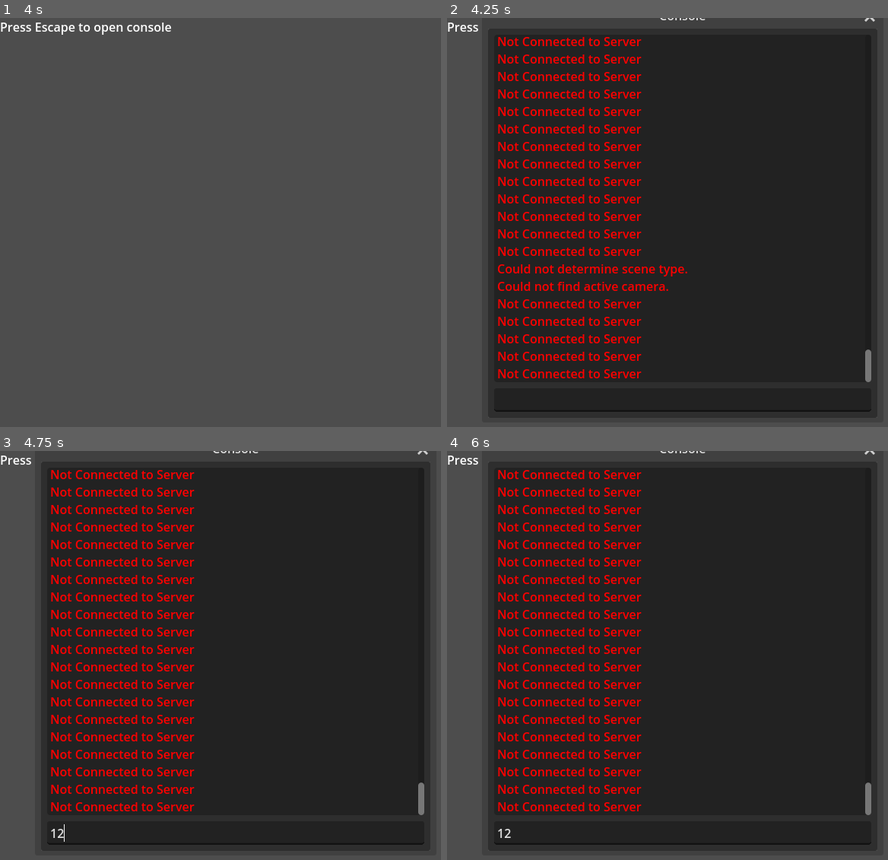
Above: before the commit, frames 1-4 (two rows, left to right).
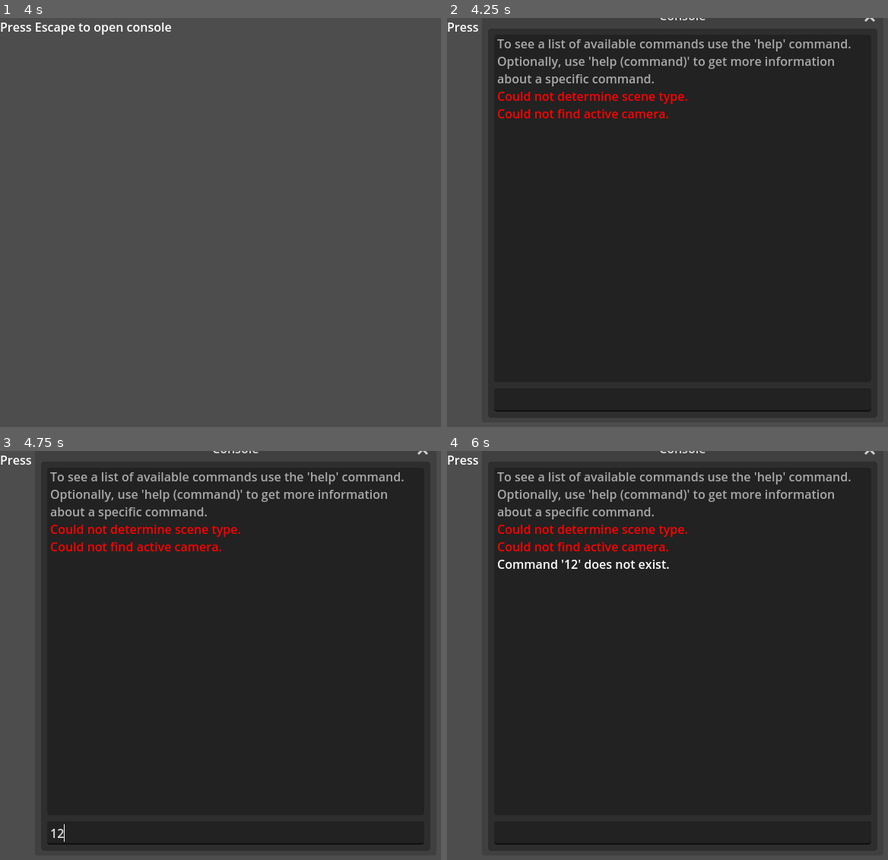
Above: after the commit, the same moments.

Repository: The64thGamer/F-Deem
Game: Godot game, scene res://Scenes/Server.tscn
Two runs of this game, one before a commit and one after it. Both use one fixed random seed, a clock stepped at 60 frames per second and the inputs below.
Inputs (mouse positions are in pixels of both pictures, inside the frame that each line leads up to):
- Up to frame 1 (4 s): tap Enter at 0.5, 0.6, 2, 2.1, 3.5, 3.6 s; move the mouse to (339, 202) at 0.52 s; hold Up 0.53-1.25 s; click (339, 202) at 0.67 s; tap Space at 1.25, 2.75 s; drag from (141, 242) to (211, 304) at 1.27 s; move the mouse to (282, 132) at 2.02 s; hold Up 2.03-2.75 s; drag from (211, 304) to (92, 161) at 2.77 s; move the mouse to (379, 283) at 3.52 s; hold Down from 3.53 s (still down)
- Up to frame 2 (4.25 s): keep holding Down; tap Escape (Console) at 4.15 s
- Up to frame 3 (4.75 s): release Down at 4.25 s; click (233, 831) at 4.27 s; type "12" at 4.35 s
- Up to frame 4 (6 s): tap Space at 5 s; drag from (539, 594) to (610, 553) at 5.02 s; move the mouse to (707, 655) at 5.77 s; hold Down from 5.78 s (still down); tap Enter at 5.85 s; click (707, 655) at 5.92 s

Frame 1 is identical in both runs. In frame 2, 8.7% of the frame differs, in the area x 11-97%, y 4-90%; in frame 3, 8.5%; in frame 4, 8.8%, in the area x 11-97%, y 4-95%.

Commit message:
Pinging players now auto disconnect upon gaining ping info

Diff:
--- a/Scripts/Client.gd
+++ b/Scripts/Client.gd
@@ -17,13 +17,15 @@
 #Objects
 var peer = null
 var disconnectTimer = 5
+var justPinging: bool = true
 
 func _ready():
 	multiplayer.connected_to_server.connect(connected_to_server)
 	multiplayer.connection_failed.connect(connection_failed)
+	multiplayer.server_disconnected.connect(server_disconnected)
 
 func _process(delta: float) -> void:
-	if checkOnline():
+	if checkOnline(false):
 		serverVariables["serverUptime"] += delta
 		if playerInfo.has(multiplayer.get_unique_id()) && playerInfo[multiplayer.get_unique_id()]["permissions"] == "pingas":
 			disconnectTimer -= delta
@@ -33,11 +35,18 @@
 
 #region Connecting
 
+func server_disconnected():
+	if not peer == null:
+		disconnect_from_server()
+
 func disconnect_from_server():
 	multiplayer.multiplayer_peer.close()
 	peer = null
 	disconnectTimer = 5
-	Console.output_text("Disconnected from server")
+	if justPinging:
+		Console.output_text(str(serverVariables))
+	else:
+		Console.output_text("Disconnected from server")
 
 func setMode(modeSet: String = "server") -> void:
 	if modeSet.to_lower() == "client":
@@ -53,29 +62,25 @@
 
 func join(setaddress: String = address) -> void:
 	address = setaddress;
-	Console.output_text("Joining '" + address + "'")
 	peer = ENetMultiplayerPeer.new()
 	peer.create_client(address,port)
 	peer.get_host().compress(ENetConnection.COMPRESS_RANGE_CODER)
 	multiplayer.set_multiplayer_peer(peer)
-	request_membership.rpc()
+	justPinging = false
 
 func ping(setaddress: String = address) -> void:
-	address = setaddress;
-	Console.output_text("Pinging '" + address + "'")
-	peer = ENetMultiplayerPeer.new()
-	peer.create_client(address,port)
-	peer.get_host().compress(ENetConnection.COMPRESS_RANGE_CODER)
-	multiplayer.set_multiplayer_peer(peer)
+	join()
+	justPinging = true
 
 func host(setaddress: String) -> void:
 	Console.output_error("Currently in Client Mode, use 'setMode server' and then host.")
 
 func connected_to_server():
-	var id = multiplayer.get_unique_id()
-	if not multiplayer.is_server():
-		Console.output_text("You joined the server '" + str(id) + "'")
-	pass
+	if justPinging:
+		Console.output_text("Pinging '" + address + "'")
+	else:
+		Console.output_text("Joined '" + address + "' as '" + str(multiplayer.get_unique_id()) + "'")
+		request_membership.rpc()
 
 func connection_failed():
 	Console.output_text("Failed to connect to server")
@@ -83,22 +88,22 @@
 #endregion
 
 #region General Commands
-func checkOnline() -> bool:
+func checkOnline(announce:bool) -> bool:
 	if is_instance_valid(peer):
 		return true
-	else:
+	elif announce:
 		Console.output_error("Not Connected to Server")
-		return false
+	return false
 
 func getaddress() -> void:
 	Console.output_text(address)
 
 func chat(chatText: String) -> void:
-	if checkOnline():
+	if checkOnline(true):
 		chat_send.rpc(chatText)
 
 func getPlayerName() -> void:
-	if checkOnline():
+	if checkOnline(true):
 		var id = multiplayer.get_unique_id()
 		var player_name = "No Player Name Set (" + str(id) + ")"
 		if playerInfo.find_key(id) && "name" in playerInfo[id]:
@@ -106,11 +111,11 @@
 		Console.output_text(player_name)
 
 func setPlayerName(newName: String) -> void:
-	if checkOnline():
+	if checkOnline(true):
 		playername_send.rpc(newName)
 
 func place(piece:int,color:String,mapX:int,mapY:int,mapZ:int,mapW:int,posX:float,posY:float,posZ:float,rotX:float,rotY:float,rotZ:float,rotW:float) -> void:
-	if checkOnline():
+	if checkOnline(true):
 		var pieceDictionary = {
 			"id": piece,
 			"color": color,
@@ -120,19 +125,19 @@
 		place_piece.rpc(pieceDictionary,mapX,mapY,mapZ,mapW)
 
 func setPlayerPermissions(setID:int,permission:String) -> void:
-	if checkOnline():
+	if checkOnline(true):
 		set_player_permissions.rpc(setID,permission)
 
 func getServerVar(key:String) -> void:
-	if checkOnline():
+	if checkOnline(true):
 		Console.output_text(str(serverVariables[key]))
 
 func getPlayerList() -> void:
-	if checkOnline():
+	if checkOnline(true):
 		Console.output_text(str(playerInfo))
 
 func getLoadedMaps() -> void:
-	if checkOnline():
+	if checkOnline(true):
 		Console.output_text(str(loadedMaps))
 #endregion
 
@@ -167,6 +172,12 @@
 func server_erase_player_info(id) -> void:
 	playerInfo.erase(id)
 	pass
+
+@rpc("authority","call_local","reliable")
+func server_dismiss_pingas() -> void:
+	if justPinging:
+		disconnect_from_server()
+
 #endregion
 
 #region DUMMY SERVER RPCS, REQUIRED SAME BOILERPLATE
@@ -189,7 +200,7 @@
 	pass
 
 @rpc("any_peer","reliable","call_local")
-func request_membership(playerName:String) -> void:
-	pass
-
-#endregion
+func request_membership() -> void:
+	pass
+
+#endregion
--- a/Scripts/Server.gd
+++ b/Scripts/Server.gd
@@ -24,13 +24,13 @@
 	multiplayer.peer_disconnected.connect(peer_disconnected)
 
 func _process(delta: float) -> void:
-	if checkOnline():
+	if checkOnline(false):
 		localUptime += delta
 		if localUptime - serverVariables["serverUptime"] > 5:
 			set_server_variable("serverUptime",localUptime,false)
 		for key in playerInfo:
 			if playerInfo[key].has("permissions") && playerInfo[key]["permissions"] == "pingas":
-				secretPlayerInfo[key]["disconnectTimer"] -= delta
+				setSecretPlayerInfo(key,"disconnectTimer",secretPlayerInfo[key]["disconnectTimer"] - delta)
 				if secretPlayerInfo[key]["disconnectTimer"] <= 0:
 					multiplayer.multiplayer_peer.disconnect_peer(key)
 
@@ -50,6 +50,11 @@
 		playerInfo[id] = {}
 	playerInfo[id][key] = value
 	server_update_player_info.rpc(id,key,value)
+
+func setSecretPlayerInfo(id,key,value) -> void:
+	if not secretPlayerInfo.has(id):
+		secretPlayerInfo[id] = {}
+	secretPlayerInfo[id][key] = value
 
 func setMode(modeSet: String = "client") -> void:
 	if modeSet.to_lower() == "client":
@@ -88,13 +93,14 @@
 	setPlayerInfo(id,"id",id)
 	setPlayerInfo(id,"name","Guest " + str(serverVariables["totalConnections"]))
 	setPlayerInfo(id,"permissions","pingas")
-	secretPlayerInfo[id]["disconnectTimer"] = 5
+	setSecretPlayerInfo(id,"disconnectTimer",5)
 	Console.output_text("Server is being pinged by '" + str(id) + "'")
 	for key in serverVariables:
 		server_update_server_variable.rpc_id(id,key,serverVariables[key])
 	for playerID in playerInfo:
 		for value in playerInfo[playerID]:
 			server_update_player_info.rpc_id(id,playerID,value,playerInfo[playerID][value])
+			server_dismiss_pingas.rpc_id(id)
 
 func peer_disconnected(id):
 	playerInfo.erase(id)
@@ -108,12 +114,12 @@
 		return true
 	return false
 
-func checkOnline() -> bool:
+func checkOnline(announce:bool) -> bool:
 	if is_instance_valid(peer):
 		return true
-	else:
+	elif announce:
 		Console.output_error("Not Connected to Server")
-		return false
+	return false
 
 @rpc("any_peer","reliable","call_local")
 func set_player_permissions(setID:int,permission:String) -> void:
@@ -136,7 +142,7 @@
 		setPlayerInfo(id,"name",playerName)
 
 @rpc("any_peer","reliable","call_local")
-func request_membership(playerName:String) -> void:
+func request_membership() -> void:
 	var id = multiplayer.get_remote_sender_id()
 	if check_player_permissions(id,"pingas"):
 		setPlayerInfo(id,"permissions","member")
@@ -171,7 +177,7 @@
 
 #region commands
 func setPlayerPermissions(setID:int,permission:String) -> void:
-	if checkOnline():
+	if checkOnline(true):
 		server_send_message.rpc("The Server set permissions of '" + playerInfo[setID]["name"] + "' to '" + permission + "'")
 		setPlayerInfo(setID,"permissions",permission)
 
@@ -179,15 +185,15 @@
 	Console.output_text(address)
 
 func getServerVar(key:String) -> void:
-	if checkOnline():
+	if checkOnline(true):
 		Console.output_text(str(serverVariables[key]))
 
 func getPlayerList() -> void:
-	if checkOnline():
+	if checkOnline(true):
 		Console.output_text(str(playerInfo))
 
 func getLoadedMaps() -> void:
-	if checkOnline():
+	if checkOnline(true):
 		Console.output_text(str(loadedMaps))
 #endregion
 
@@ -220,4 +226,8 @@
 @rpc("authority","call_local","reliable")
 func server_erase_player_info(id) -> void:
 	pass
+
+@rpc("authority","call_local","reliable")
+func server_dismiss_pingas() -> void:
+	pass
 #endregion
Not shown, changed: addons/simply-console/data/command_list.json
